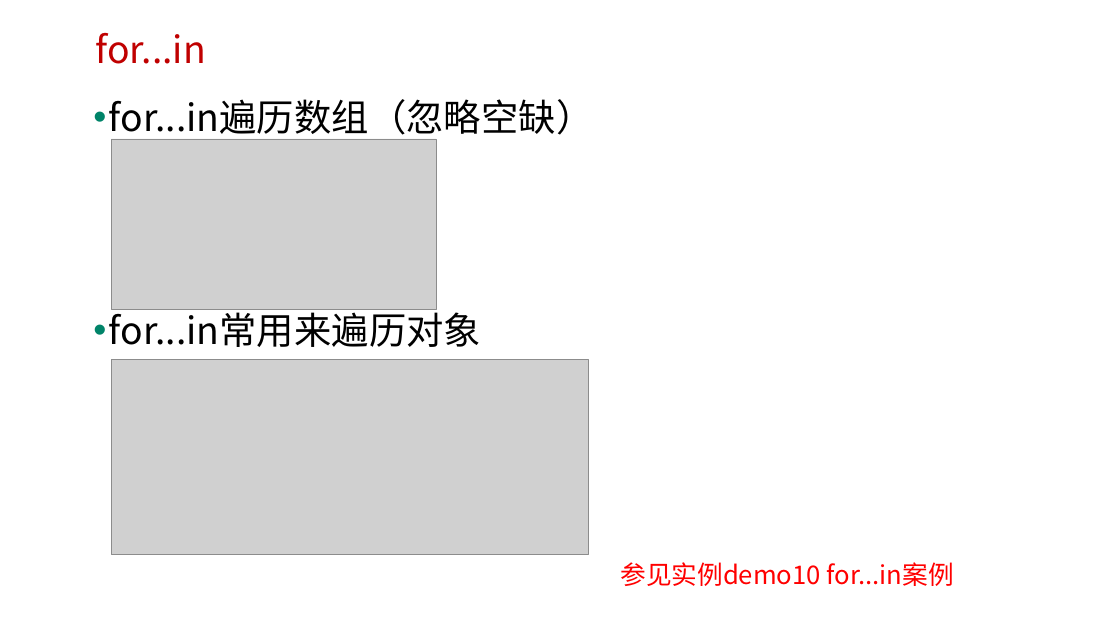
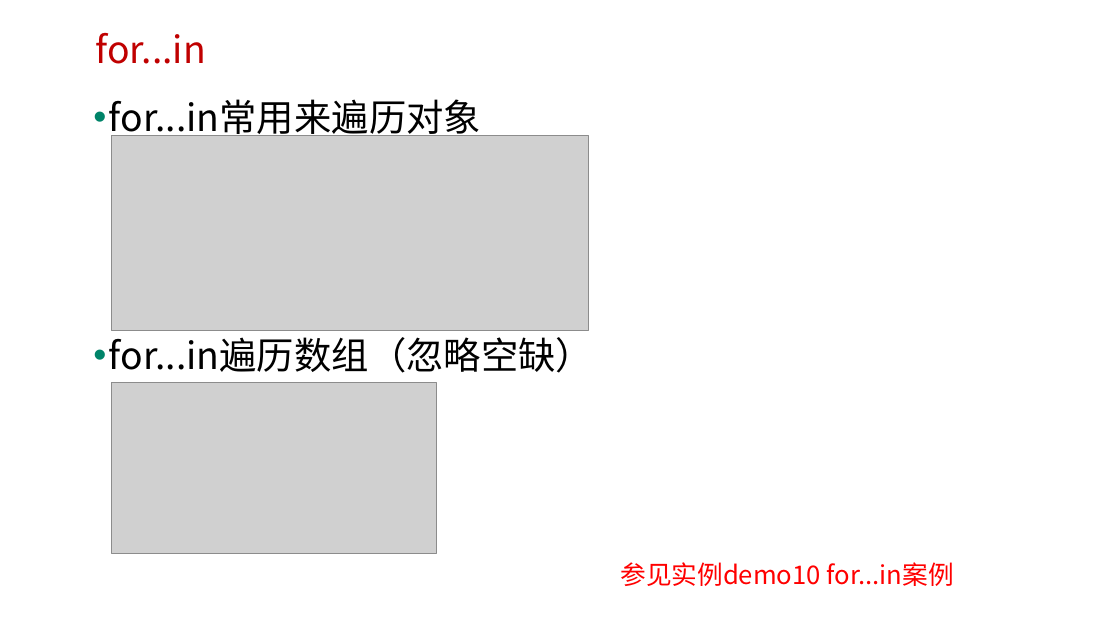
Before and after one commit to edu2act/course-javascript-advanced, a slide deck: slide 14 of 课程PPT/03.JavaScript语法、表达式及语句、运算符.pptx. Drawn at 1120x630 pixels with LibreOffice and Linux fonts; fonts in the diff are those of the drawing; grey boxes stand for pictures; background and template pictures are left out. Boxes give left, top, right and bottom in pixels: in the first picture for what was removed or moved away, otherwise in the second. Text is boxed around its words. In the diff, an @@ line names an element or a change of style, - is before the commit and + after.

```diff
--- a/课程PPT/03.JavaScript语法、表达式及语句、运算符.pptx
+++ b/课程PPT/03.JavaScript语法、表达式及语句、运算符.pptx
@@ text at [109, 99, 481, 141]: paragraph added @@
+• for...in常用来遍历对象
@@ picture: place and size @@
-picture at [111, 360, 588, 555]
+picture at [111, 135, 588, 330]
@@ text at [109, 307, 481, 347]: paragraph removed @@
-• for...in常用来遍历对象
@@ picture: place and size @@
-picture at [111, 139, 436, 309]
+picture at [111, 383, 436, 554]
```
Also in this commit, not shown: 7 other slides changed, 5 other files.
